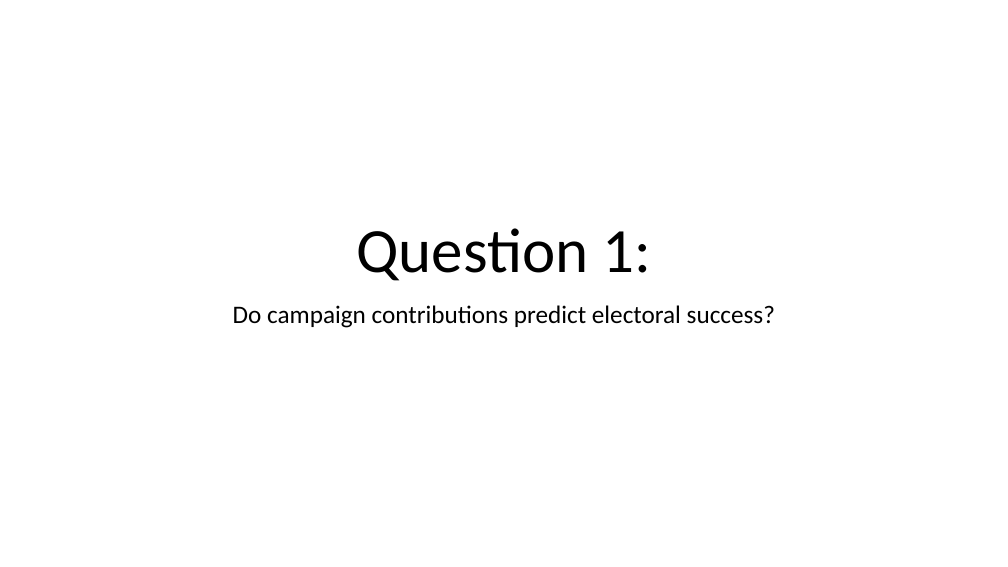
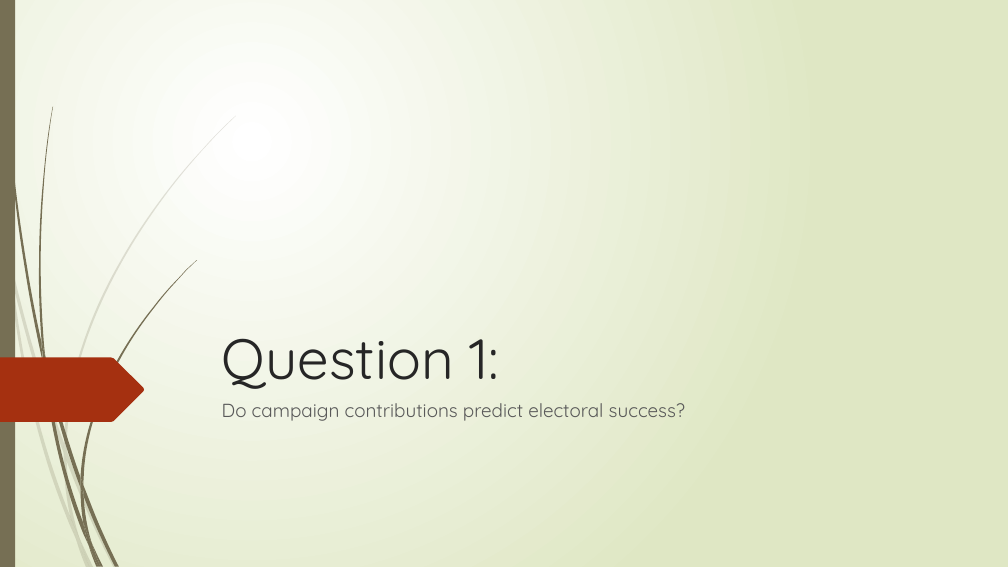
Before and after one commit to arifyali/50-percent-Chance-of-Awesome, a slide deck: slide 8 of Combined Slidedeck.pptx. Drawn at 1008x567 pixels with LibreOffice and Linux fonts; fonts in the diff are those of the drawing. Boxes give left, top, right and bottom in pixels: in the first picture for what was removed or moved away, otherwise in the second. Text is boxed around its words. In the diff, an @@ line names an element or a change of style, - is before the commit and + after.

```diff
--- a/Combined Slidedeck.pptx
+++ b/Combined Slidedeck.pptx
@@ background #FFFFFF to gradient #FFFFFF to #DFE8C4 @@
@@ rectangle added at box(0, 0, 15, 567), fill #766F54 @@
@@ title "Question 1:": place and size @@
-title "Question 1:" at box(356, 228, 652, 281)
+title "Question 1:" at box(222, 338, 498, 389)
@@ title "Question 1:" at box(222, 338, 498, 389): size 60 to 54 pt, font Calibri to Quicksand, text colour #000000 to #262626; alignment centre to left; line spacing 0.9 to 1 @@
@@ freeform shape added at box(0, 358, 144, 422), fill #A53010 @@
@@ subtitle "Do campaign contributions predict electoral ...": place and size @@
-subtitle "Do campaign contributions predict electoral ..." at box(233, 305, 775, 328)
+subtitle "Do campaign contributions predict electoral ..." at box(222, 403, 685, 421)
@@ subtitle "Do campaign contributions predict electoral ..." at box(222, 403, 685, 421): size 24 to 18 pt, font Calibri to Quicksand, text colour #000000 to #595959; alignment centre to left; line spacing 0.9 to 1 @@
@@ group added at box(0, 116, 236, 567): 10 freeform shapes @@
@@ group added at box(2, 0, 197, 567): 12 freeform shapes @@
```
Also in this commit, not shown: 27 other slides changed, 8 other files.
